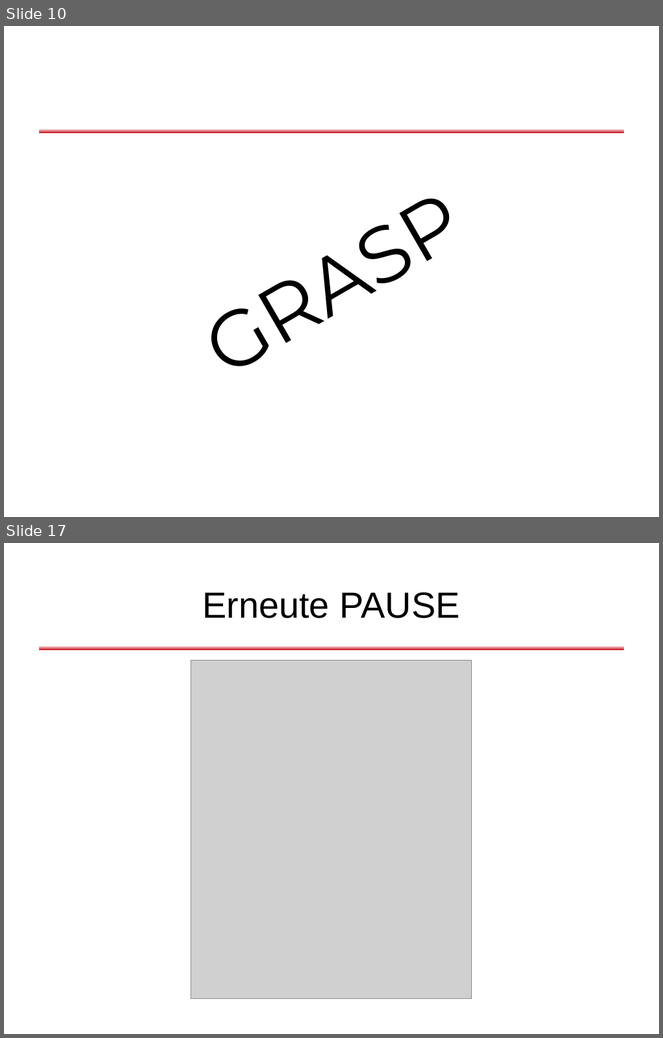
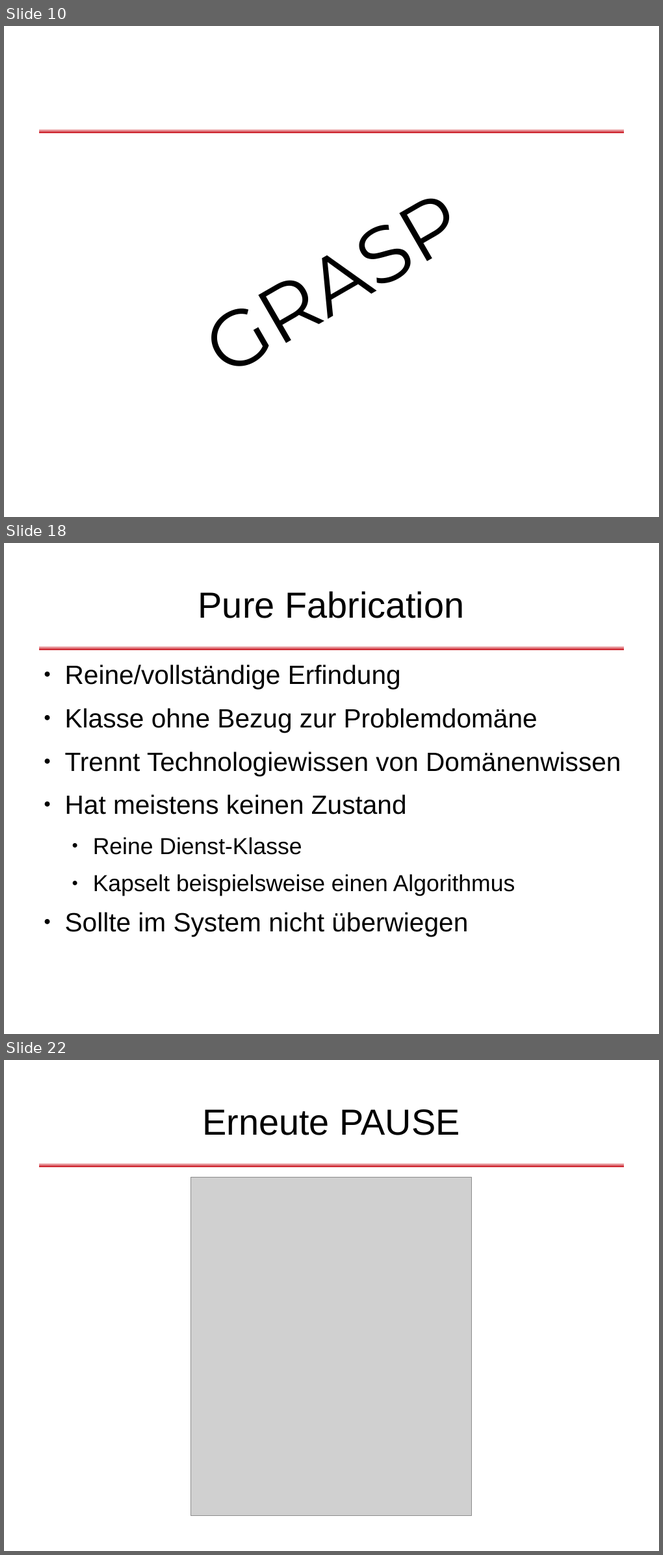
Before and after one commit to dlindner/vorlesung-se2-dhbw, a slide deck: added_2010/Objektorientierte Designregeln.odp. Shown one above the other, each under a label of ours: slides 10 and 17 before the commit, slides 10, 18 and 22 after it; the slides between them are not shown. The pictures are 663x1038 and 663x1555 pixels, drawn with LibreOffice and Linux fonts; fonts in the diff are those of the drawing; grey boxes stand for pictures; background and template pictures are left out. Boxes give left, top, right and bottom in pixels: in the first picture for what was removed or moved away, otherwise in the second. Text is boxed around its words. In the diff, an @@ line names an element or a change of style, - is before the commit and + after.

Commit message:
GRASP-Prinzip eingefügt, Folien in Beta-Version vollständig

```diff
--- a/added_2010/Objektorientierte Designregeln.odp
+++ b/added_2010/Objektorientierte Designregeln.odp
@@ slide 18 added at [4,543,659,1034], background #FFFFFF; not listed: 1 template element that a slide beside it also shows @@
@@ title added at [198,591,464,618], 44 pt, text #000000 @@
+Pure Fabrication
@@ text added at [65,665,621,937], 32 pt, text #000000 @@
+● Reine/vollständige Erfindung
+● Klasse ohne Bezug zur Problemdomäne
+● Trennt Technologiewissen von Domänenwissen
+● Hat meistens keinen Zustand
+  ● Reine Dienst-Klasse
+  ● Kapselt beispielsweise einen Algorithmus
+● Sollte im System nicht überwiegen
@@ what was slide 17 is now slide 22 @@
```
Also in this commit, not shown: 1 slide changed, 9 other slides added, 5 slides removed.
